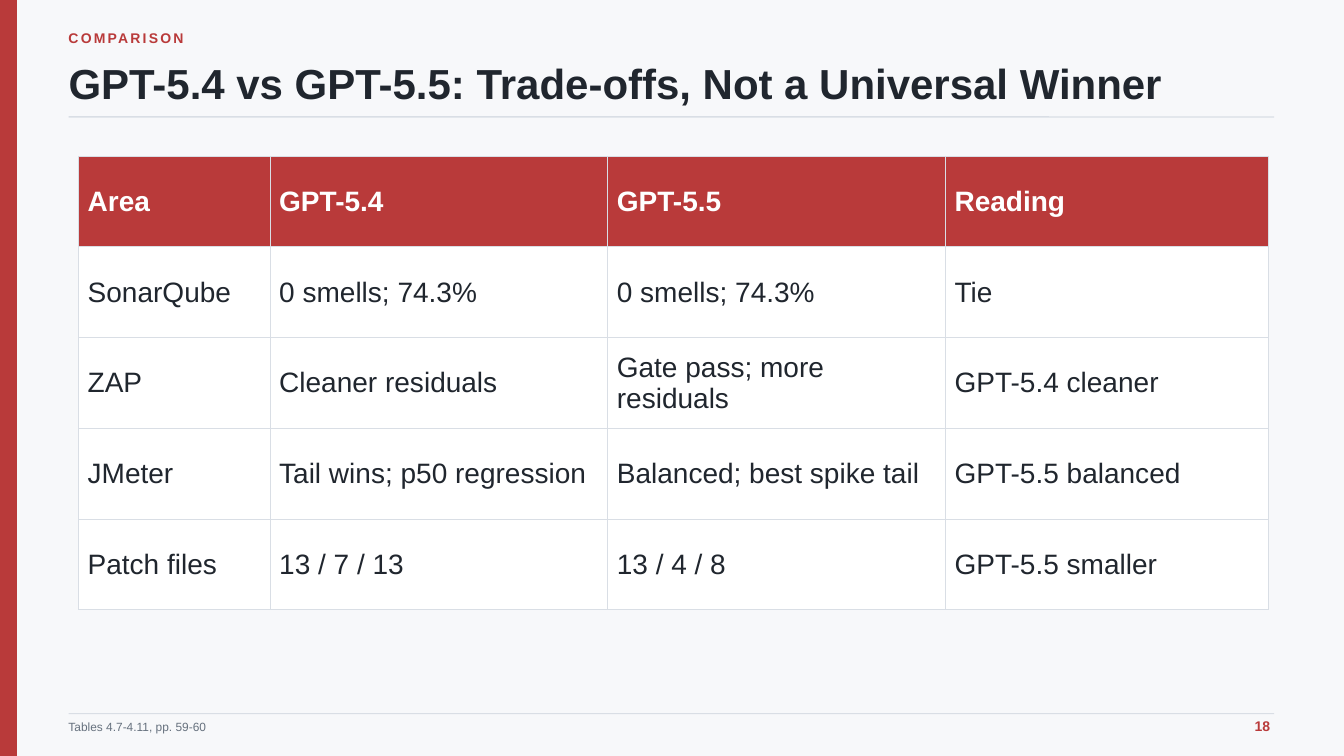
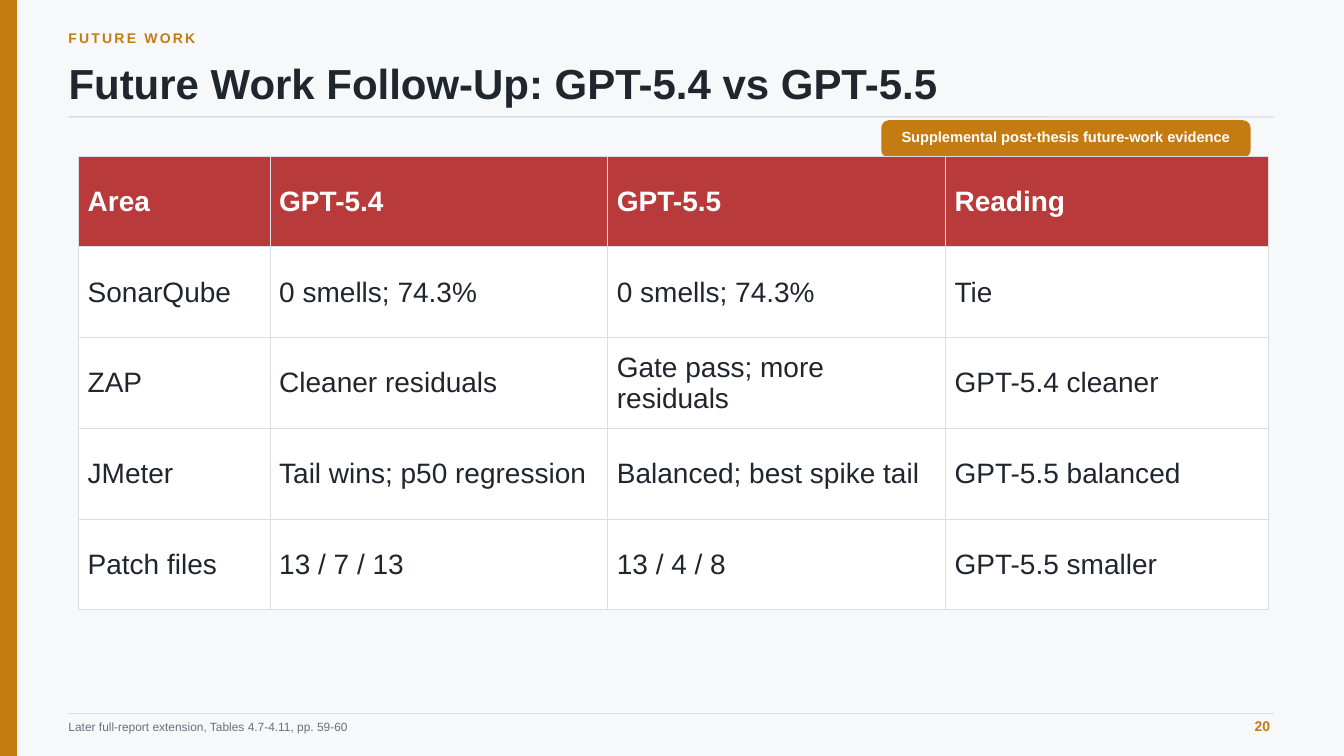
Before and after one commit to minatozaki98/financial-accounting, a slide deck: slide 20 of Document/outputs/final-defense/G6519692_Zaw_Ye_Htut_Ko_Final_Thesis_Defense.pptx (slide 18 before the commit). Drawn at 1344x756 pixels with LibreOffice and Linux fonts; fonts in the diff are those of the drawing. Boxes give left, top, right and bottom in pixels: in the first picture for what was removed or moved away, otherwise in the second. Text is boxed around its words. In the diff, an @@ line names an element or a change of style, - is before the commit and + after.

Commit message:
fix: frame GPT-5.5 results as future work

```diff
--- a/Document/outputs/final-defense/G6519692_Zaw_Ye_Htut_Ko_Final_Thesis_Defense.pptx
+++ b/Document/outputs/final-defense/G6519692_Zaw_Ye_Htut_Ko_Final_Thesis_Defense.pptx
@@ rectangle at (x1=0, y1=0, x2=16, y2=756): fill #B93A3A to #C47B12; outline #B93A3A 1 pt to #C47B12 1 pt @@
@@ text at (x1=68, y1=33, x2=195, y2=43): text changed; text colour #B93A3A to #C47B12 @@
-COMPARISON
+FUTURE WORK
@@ text at (x1=69, y1=68, x2=937, y2=107): text changed @@
-GPT-5.4 vs GPT-5.5: Trade-offs, Not a Universal Winner
+Future Work Follow-Up: GPT-5.4 vs GPT-5.5
@@ rounded rectangle added at (x1=882, y1=121, x2=1250, y2=157), fill #C47B12, outline #C47B12 1 pt @@
@@ text added at (x1=902, y1=131, x2=1230, y2=145), 10.5 pt, text #FFFFFF, bold @@
+Supplemental post-thesis future-work evidence
@@ text at (x1=68, y1=722, x2=347, y2=734): text changed @@
-Tables 4.7-4.11, pp. 59-60
+Later full-report extension, Tables 4.7-4.11, pp. 59-60
@@ text at (x1=1255, y1=721, x2=1271, y2=731): text changed; text colour #B93A3A to #C47B12 @@
-18
+20
```
Also in this commit, not shown: 8 other slides changed, 10 other files.
